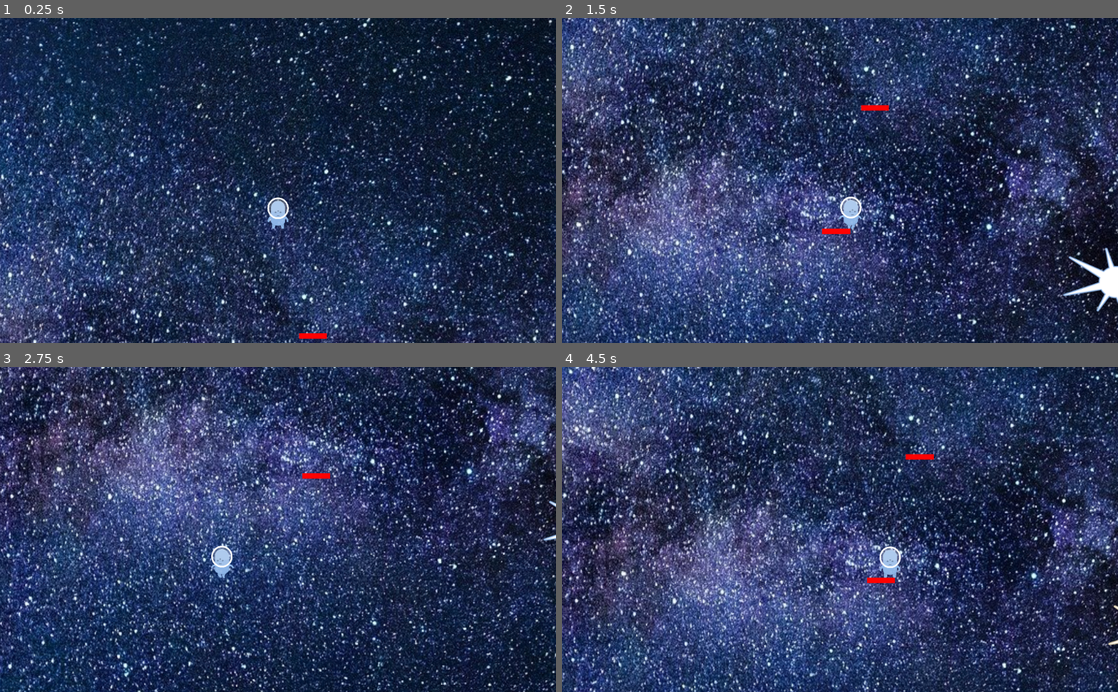
Above: before the commit, frames 1-4 (two rows, left to right).
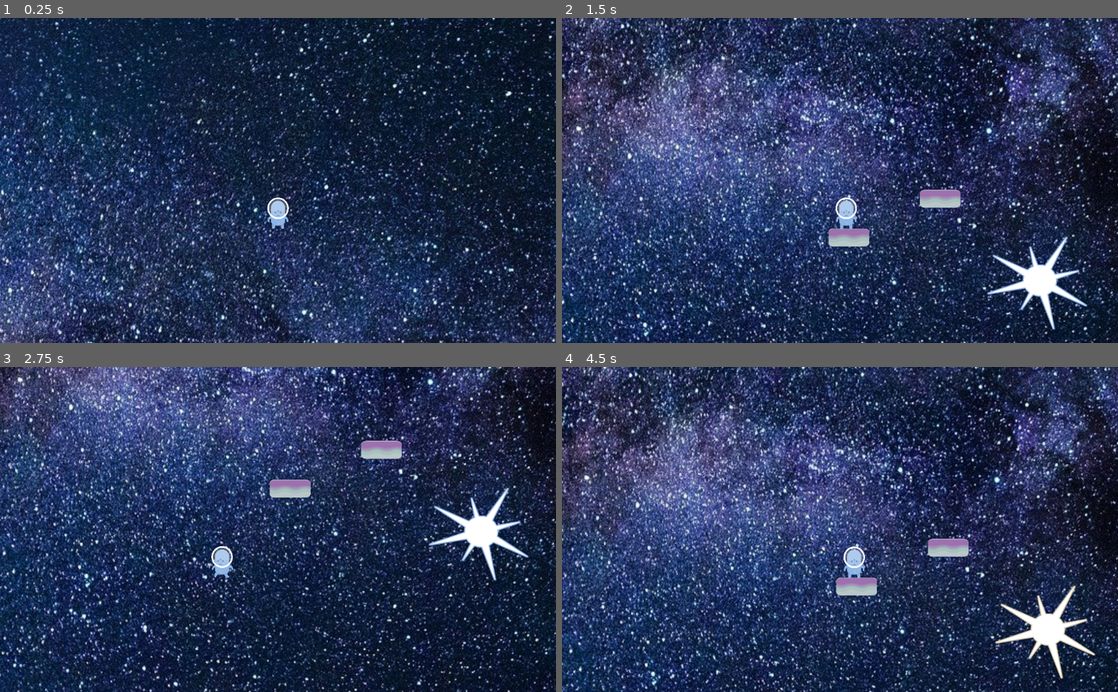
Above: after the commit, the same moments.

Repository: jimmmyl/1r-joc
Game: Godot game, scene res://godot/escena1.tscn
The game is run twice, just before and just after one commit, with the same random seed, the same clock (stepped at 60 frames per second) and the same inputs. This scene is started directly instead of the project's main scene.
Inputs:
- Up to frame 1 (0.25 s): no input
- Up to frame 2 (1.5 s): hold Down (baixa) 0.53-1.28 s; tap Enter at 1.25 s; tap Right (mou dreta) at 1.35 s
- Up to frame 3 (2.75 s): hold Left (mou esquerra) from 2.03 s (still down)
- Up to frame 4 (4.5 s): release Left (mou esquerra) at 2.78 s; tap Up (puja) at 2.85 s; hold Down (baixa) 3.53-4.28 s; tap Right (mou dreta) at 4.35 s

The runs differ from the first frame. In frame 1, 34% of the frame differs, in the area x 0-100%, y 0-100%; in frame 2, 67%; in frame 3, 61%; in frame 4, 69%.

Commit message:
no funciona la posicio teletransport

Diff:
--- a/godot/cosmoviment.gd
+++ b/godot/cosmoviment.gd
@@ -1,12 +1,12 @@
 extends KinematicBody2D
 
-var velocitat_base = 200
+var velocitat_base = 120
 var velocitat = Vector2.DOWN * velocitat_base
 var gravetat = Vector2.DOWN * 980
-var salt = Vector2.UP * 500
+var salt = Vector2.UP * 300
 var doble_salt = 2
 var positio = Vector2(40,0)
-var positio2 = Vector2(350,-68)
+var positio2 = Vector2(535,-350)
 
 
 
--- a/godot/escena1.tscn
+++ b/godot/escena1.tscn
@@ -2,7 +2,7 @@
 
 [ext_resource path="res://1625062331495_milky_way_2695569_1920_6178.jpg" type="Texture" id=1]
 [ext_resource path="res://godot/cosmoviment.tscn" type="PackedScene" id=2]
-[ext_resource path="res://terra.tscn" type="PackedScene" id=3]
+[ext_resource path="res://terra spacial.tscn" type="PackedScene" id=3]
 [ext_resource path="res://godot/cosmoviment.gd" type="Script" id=4]
 [ext_resource path="res://godot/laserBeige_burst.png" type="Texture" id=6]
 [ext_resource path="res://godot/laserBlue_burst.png" type="Texture" id=8]
@@ -45,16 +45,14 @@
 drag_margin_h_enabled = true
 drag_margin_v_enabled = true
 
-[node name="terra2" parent="." instance=ExtResource( 3 )]
-position = Vector2( 35, 400 )
-scale = Vector2( 2, 1 )
+[node name="terra spacial" parent="." instance=ExtResource( 3 )]
+position = Vector2( 52, 532 )
 
-[node name="terra3" parent="." instance=ExtResource( 3 )]
-position = Vector2( 85, 241 )
-scale = Vector2( 2, 1 )
+[node name="terra spacial2" parent="." instance=ExtResource( 3 )]
+position = Vector2( 535, 574 )
 
 [node name="Area2D3" type="Area2D" parent="."]
-position = Vector2( 43, 402 )
+position = Vector2( -55, 524 )
 
 [node name="CollisionShape2D" type="CollisionShape2D" parent="Area2D3"]
 position = Vector2( 353.488, 64.2564 )
@@ -69,19 +67,45 @@
 playing = true
 
 [node name="Area2D4" type="Area2D" parent="."]
-position = Vector2( 189, -1 )
+position = Vector2( 532, 375 )
 
 [node name="CollisionShape2D" type="CollisionShape2D" parent="Area2D4"]
-position = Vector2( 353.488, 64.2564 )
+position = Vector2( 2, 0 )
 rotation = 1.5708
 shape = SubResource( 4 )
 
 [node name="AnimatedSprite" type="AnimatedSprite" parent="Area2D4"]
-position = Vector2( 349.488, 67.2564 )
+position = Vector2( -1, 4 )
 scale = Vector2( 0.686047, 0.641026 )
 frames = SubResource( 3 )
 playing = true
 
+[node name="terra spacial3" parent="." instance=ExtResource( 3 )]
+position = Vector2( 672, 527 )
+
+[node name="terra spacial4" parent="." instance=ExtResource( 3 )]
+position = Vector2( 170, 482 )
+
+[node name="terra spacial5" parent="." instance=ExtResource( 3 )]
+position = Vector2( 774, 493 )
+
+[node name="terra spacial6" parent="." instance=ExtResource( 3 )]
+position = Vector2( 647, 306 )
+
+[node name="terra spacial7" parent="." instance=ExtResource( 3 )]
+position = Vector2( 768, 373 )
+
+[node name="terra spacial8" parent="." instance=ExtResource( 3 )]
+position = Vector2( 877, 429 )
+
+[node name="terra spacial9" parent="." instance=ExtResource( 3 )]
+position = Vector2( 52, 532 )
+
+[node name="terra spacial10" parent="." instance=ExtResource( 3 )]
+position = Vector2( 52, 532 )
+
+[node name="terra spacial11" parent="." instance=ExtResource( 3 )]
+position = Vector2( 448, 308 )
+
 [connection signal="body_exited" from="Area2D2" to="KinematicBody2D" method="_on_Area2D2_body_exited"]
 [connection signal="body_entered" from="Area2D3" to="KinematicBody2D" method="_on_Area2D3_body_entered"]
-[connection signal="body_entered" from="Area2D4" to="KinematicBody2D" method="_on_Area2D3_body_entered"]
--- a/godot/introescena.tscn
+++ b/godot/introescena.tscn
@@ -1,9 +1,10 @@
-[gd_scene load_steps=6 format=2]
+[gd_scene load_steps=7 format=2]
 
 [ext_resource path="res://godot/Sense títol.jpg" type="Texture" id=1]
 [ext_resource path="res://godot/cosmoviment.tscn" type="PackedScene" id=2]
 [ext_resource path="res://terra.tscn" type="PackedScene" id=3]
 [ext_resource path="res://godot/cosmoviment.gd" type="Script" id=4]
+[ext_resource path="res://terra spacial.tscn" type="PackedScene" id=5]
 
 [sub_resource type="RectangleShape2D" id=1]
 extents = Vector2( 126, 71.5 )
@@ -27,10 +28,6 @@
 [node name="Sprite" type="Sprite" parent="terra"]
 position = Vector2( -0.25, 0 )
 
-[node name="terra3" parent="." instance=ExtResource( 3 )]
-position = Vector2( 296, 426 )
-scale = Vector2( 2, 1 )
-
 [node name="Area2D" type="Area2D" parent="."]
 
 [node name="CollisionShape2D" type="CollisionShape2D" parent="Area2D"]
@@ -51,4 +48,16 @@
 rotation = 1.5708
 scale = Vector2( 35, 1 )
 
+[node name="terra spacial" parent="." instance=ExtResource( 5 )]
+position = Vector2( 634, 447 )
+
+[node name="terra spacial2" parent="." instance=ExtResource( 5 )]
+position = Vector2( 501, 410 )
+
+[node name="terra spacial3" parent="." instance=ExtResource( 5 )]
+position = Vector2( 532, 501 )
+
+[node name="terra spacial4" parent="." instance=ExtResource( 5 )]
+position = Vector2( 410, 546 )
+
 [connection signal="body_entered" from="Area2D" to="KinematicBody2D" method="_on_Area2D_body_entered"]
--- /dev/null
+++ b/terra spacial.tscn
@@ -0,0 +1,20 @@
+[gd_scene load_steps=3 format=2]
+
+[ext_resource path="res://godot/planetHalf.png" type="Texture" id=1]
+
+[sub_resource type="RectangleShape2D" id=1]
+extents = Vector2( 26, 11.5 )
+
+[node name="terra spacial" type="Node2D"]
+position = Vector2( -16, 10 )
+
+[node name="StaticBody2D" type="StaticBody2D" parent="."]
+
+[node name="CollisionShape2D" type="CollisionShape2D" parent="StaticBody2D"]
+position = Vector2( -0.75, 0.5 )
+shape = SubResource( 1 )
+
+[node name="Sprite" type="Sprite" parent="StaticBody2D"]
+position = Vector2( -0.75, 9.25001 )
+scale = Vector2( 0.410156, 0.316406 )
+texture = ExtResource( 1 )
